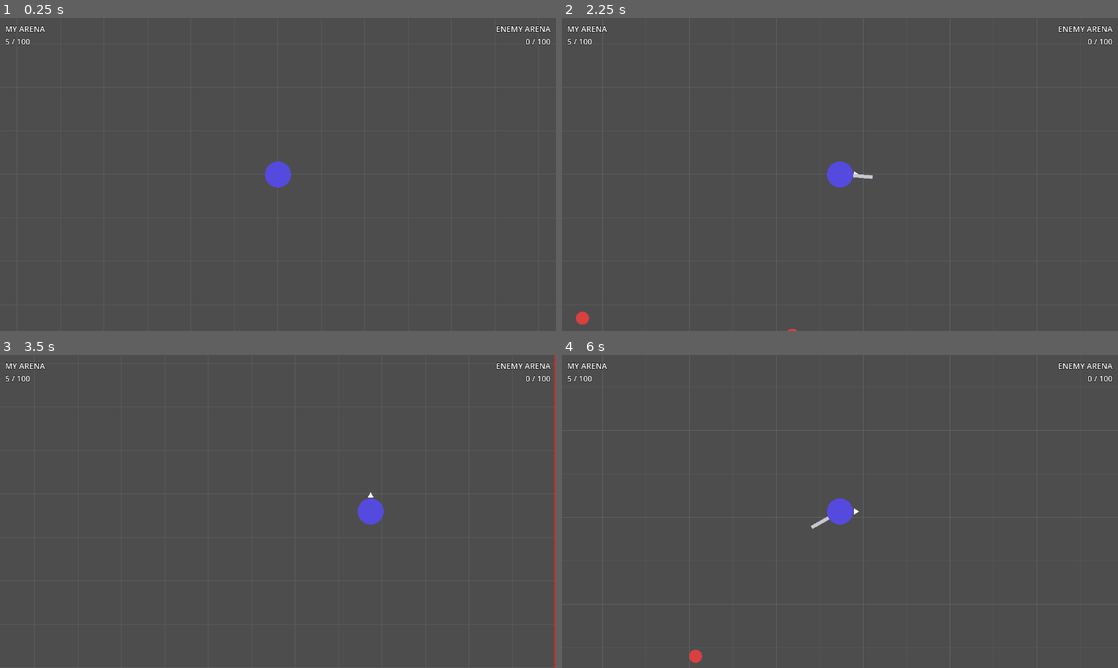
Above: before the commit, frames 1-4 (two rows, left to right).
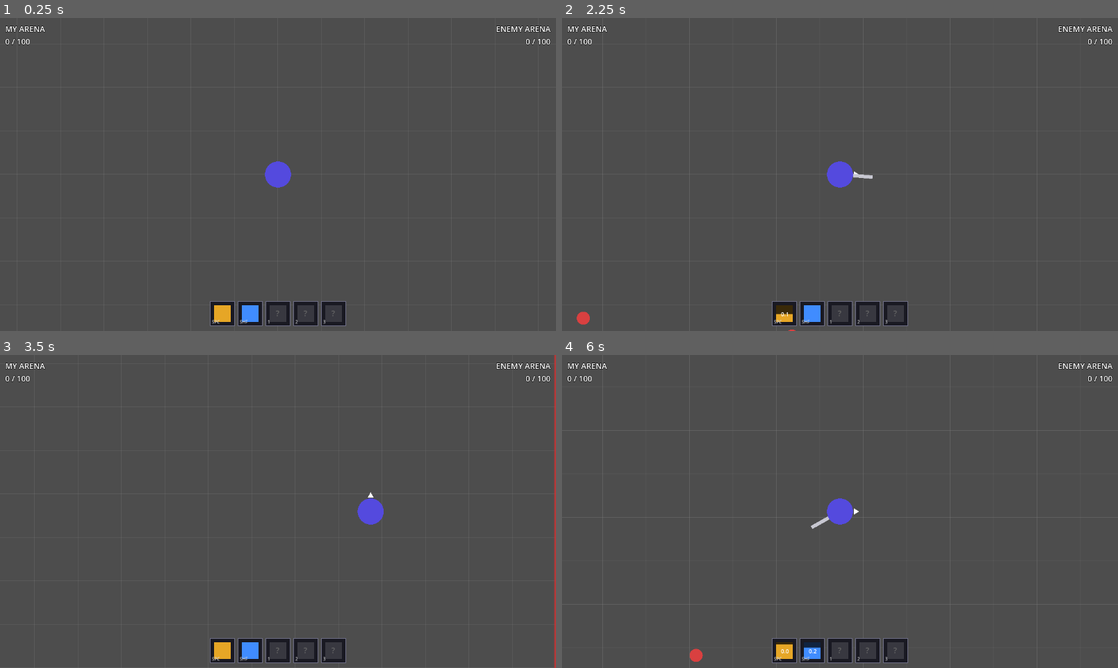
Above: after the commit, the same moments.

Repository: Wowo10/Mobber
Game: Godot game, scene res://scenes/game/game.tscn
Two runs of this game, one before a commit and one after it. Both use one fixed random seed, a clock stepped at 60 frames per second and the inputs below. This scene is started directly instead of the project's main scene.
Inputs:
- Up to frame 1 (0.25 s): no input
- Up to frame 2 (2.25 s): tap Enter at 0.5 s; hold D (move_right) 0.53-1.28 s; tap Space (attack) at 0.6, 1.25, 1.55, 2.1 s; tap Shift (dash) at 0.8, 1.35 s; hold S (move_down) 1.28-2.03 s; hold D (move_right) from 2.03 s (still down)
- Up to frame 3 (3.5 s): tap Shift (dash) at 2.3, 2.85 s; release D (move_right) at 2.78 s; hold W (move_up) from 2.78 s (still down); tap Space (attack) at 3.05 s
- Up to frame 4 (6 s): release W (move_up) at 3.53 s; hold A (move_left) 3.53-5.03 s; tap Space (attack) at 3.6, 4.55, 5.1, 5.75 s; tap Shift (dash) at 3.8, 4.35, 5.3, 5.85 s; tap Enter at 4.25 s; hold S (move_down) 5.03-5.78 s; hold D (move_right) from 5.78 s (still down)

The runs differ from the first frame. In frame 1, 1.3% of the frame differs, in the area x 0-63%, y 6-99%; in frame 2, 1.3%; in frame 3, 1.3%; in frame 4, 1.4%.

Commit message:
Added skillbar.

Diff:
--- a/scenes/game/game.tscn
+++ b/scenes/game/game.tscn
@@ -1,8 +1,9 @@
-[gd_scene load_steps=4 format=3 uid="uid://dhxvk0ecumlyh"]
+[gd_scene load_steps=5 format=3 uid="uid://dhxvk0ecumlyh"]
 
 [ext_resource type="Script" uid="uid://c56p5h3yrd8vd" path="res://scripts/game/game.gd" id="1_sul5r"]
 [ext_resource type="PackedScene" uid="uid://arena001tscn" path="res://scenes/game/arena.tscn" id="2_arena"]
 [ext_resource type="PackedScene" uid="uid://lhp5crgd3o0w" path="res://scenes/entities/player.tscn" id="3_player"]
+[ext_resource type="Script" uid="uid://cskillslotgd1" path="res://scripts/ui/skill_slot.gd" id="4_skill"]
 
 [node name="Game" type="Node"]
 script = ExtResource("1_sul5r")
@@ -15,6 +16,43 @@
 [node name="PlayerContainer" type="Node2D" parent="."]
 
 [node name="PlayerSpawner" type="MultiplayerSpawner" parent="."]
+
+[node name="GameOverOverlay" type="CanvasLayer" parent="."]
+visible = false
+layer = 10
+
+[node name="BG" type="ColorRect" parent="GameOverOverlay"]
+anchor_right = 1.0
+anchor_bottom = 1.0
+color = Color(0, 0, 0, 0.82)
+
+[node name="VBox" type="VBoxContainer" parent="GameOverOverlay"]
+anchor_left = 0.5
+anchor_top = 0.5
+anchor_right = 0.5
+anchor_bottom = 0.5
+offset_left = -200.0
+offset_top = -80.0
+offset_right = 200.0
+offset_bottom = 80.0
+theme_override_constants/separation = 16
+
+[node name="TitleLabel" type="Label" parent="GameOverOverlay/VBox"]
+layout_mode = 2
+theme_override_font_sizes/font_size = 48
+horizontal_alignment = 1
+text = "YOU WIN!"
+
+[node name="SubLabel" type="Label" parent="GameOverOverlay/VBox"]
+layout_mode = 2
+theme_override_font_sizes/font_size = 16
+horizontal_alignment = 1
+text = "Your arena reached 100 mobs."
+
+[node name="ReturnButton" type="Button" parent="GameOverOverlay/VBox"]
+layout_mode = 2
+custom_minimum_size = Vector2(0, 44)
+text = "Return to Lobby"
 
 [node name="DisconnectOverlay" type="CanvasLayer" parent="."]
 visible = false
@@ -65,3 +103,36 @@
 horizontal_alignment = 2
 text = "ENEMY ARENA
 0 / 100"
+
+[node name="SkillBar" type="HBoxContainer" parent="HUD"]
+anchor_left = 0.5
+anchor_top = 1.0
+anchor_right = 0.5
+anchor_bottom = 1.0
+offset_left = -156.0
+offset_top = -68.0
+offset_right = 156.0
+offset_bottom = -12.0
+theme_override_constants/separation = 8
+
+[node name="AttackSlot" type="Control" parent="HUD/SkillBar"]
+script = ExtResource("4_skill")
+custom_minimum_size = Vector2(56, 56)
+
+[node name="DashSlot" type="Control" parent="HUD/SkillBar"]
+script = ExtResource("4_skill")
+custom_minimum_size = Vector2(56, 56)
+
+[node name="Skill1Slot" type="Control" parent="HUD/SkillBar"]
+script = ExtResource("4_skill")
+custom_minimum_size = Vector2(56, 56)
+
+[node name="Skill2Slot" type="Control" parent="HUD/SkillBar"]
+script = ExtResource("4_skill")
+custom_minimum_size = Vector2(56, 56)
+
+[node name="Skill3Slot" type="Control" parent="HUD/SkillBar"]
+script = ExtResource("4_skill")
+custom_minimum_size = Vector2(56, 56)
+
+[connection signal="pressed" from="GameOverOverlay/VBox/ReturnButton" to="." method="_on_return_pressed"]
--- a/scripts/entities/player.gd
+++ b/scripts/entities/player.gd
@@ -9,6 +9,7 @@
 var _dashing := false
 var _dash_timer := 0.0
 var _dash_cooldown := 0.0
+var _attack_cooldown := 0.0
 
 func _ready() -> void:
 	# MultiplayerSpawner doesn't sync authority — derive it from node name "Player_N"
@@ -38,8 +39,8 @@
 	p.color = Color(0.55, 0.50, 1.0, 0.75)
 
 func _setup_camera() -> void:
-	# Host is always peer 1 → Arena1 at x=0; client → Arena2 at x=4300
-	var arena_x: float = 0.0 if multiplayer.get_unique_id() == 1 else float(Constants.WORLD_SIZE_X + Constants.ARENA_GAP)
+	var arena_x: float = 0.0 if multiplayer.get_unique_id() == 1 \
+		else float(Constants.WORLD_SIZE_X + Constants.ARENA_GAP)
 	var cam := $Camera2D
 	cam.limit_left = int(arena_x)
 	cam.limit_right = int(arena_x + Constants.WORLD_SIZE_X)
@@ -82,12 +83,15 @@
 			$DashParticles.emitting = true
 
 	move_and_slide()
-	# Broadcast position to all other peers
-	_rpc_sync_pos.rpc(position)
+	if multiplayer.multiplayer_peer is ENetMultiplayerPeer:
+		_rpc_sync_pos.rpc(position)
 	queue_redraw()
 
-	if Input.is_action_just_pressed("attack"):
+	if _attack_cooldown > 0.0:
+		_attack_cooldown -= delta
+	if Input.is_action_just_pressed("attack") and not $Sword.swinging:
 		$Sword.swing(_last_facing.angle())
+		_attack_cooldown = Constants.SWORD_SWING_DURATION
 
 @rpc("any_peer", "unreliable_ordered")
 func _rpc_sync_pos(pos: Vector2) -> void:
--- a/scripts/entities/sword.gd
+++ b/scripts/entities/sword.gd
@@ -1,6 +1,6 @@
 extends Area2D
 
-var _swinging := false
+var swinging := false
 
 func _ready() -> void:
 	monitoring = false
@@ -11,13 +11,14 @@
 	queue_redraw()
 
 func set_facing(angle: float) -> void:
-	if not _swinging:
+	if not swinging:
 		rotation = angle
 
 func swing(facing_angle: float) -> void:
-	if _swinging:
+	if swinging:
 		return
-	_swinging = true
+
+	swinging = true
 	monitoring = true
 	visible = true
 	var arc := deg_to_rad(Constants.SWORD_ARC_HALF)
@@ -28,7 +29,7 @@
 
 func _end_swing() -> void:
 	monitoring = false
-	_swinging = false
+	swinging = false
 	visible = false
 
 func _on_body_entered(body: Node2D) -> void:
--- a/scripts/game/arena.gd
+++ b/scripts/game/arena.gd
@@ -37,7 +37,7 @@
 		randf_range(margin, Constants.WORLD_SIZE_X - margin),
 		randf_range(margin, Constants.WORLD_SIZE_Y - margin)
 	)
-	$MobContainer.add_child(mob, true)
+	$MobContainer.call_deferred("add_child", mob, true)
 
 func get_mob_count() -> int:
 	return $MobContainer.get_child_count()
--- a/scripts/game/game.gd
+++ b/scripts/game/game.gd
@@ -8,6 +8,7 @@
 
 func _ready() -> void:
 	_networked = multiplayer.multiplayer_peer is ENetMultiplayerPeer
+	_setup_skill_bar()
 
 	if not _networked:
 		_peer_to_arena[1] = $Arena1
@@ -80,8 +81,19 @@
 	var opponent: Node2D = $Arena2 if arena == $Arena1 else $Arena1
 	opponent.spawn_mob()
 	opponent.spawn_mob()
-	_push_hud_update()
-	_check_win()
+	# Dying mob not freed yet (-1 on killer); spawned mobs deferred (+2 on opponent).
+	var a1: int = $Arena1.get_mob_count()
+	var a2: int = $Arena2.get_mob_count()
+	if arena == $Arena1:
+		a1 -= 1
+		a2 += 2
+	else:
+		a2 -= 1
+		a1 += 2
+	_update_hud_local(a1, a2)
+	if _networked:
+		_rpc_update_hud.rpc(a1, a2)
+	_check_win(a1, a2)
 
 # --- HUD ---
 
@@ -104,12 +116,56 @@
 	_update_hud_local(a1, a2)
 
 # --- Win condition ---
-func _check_win() -> void:
-	if $Arena1.get_mob_count() >= 100:
+func _check_win(a1: int, a2: int) -> void:
+	if a1 >= 100:
+		_rpc_game_over(1)
 		_rpc_game_over.rpc(1)
-	elif $Arena2.get_mob_count() >= 100:
+	elif a2 >= 100:
+		_rpc_game_over(2)
 		_rpc_game_over.rpc(2)
 
 @rpc("authority", "reliable")
 func _rpc_game_over(losing_arena_id: int) -> void:
-	print("Arena %d loses! Game over." % losing_arena_id)
+	for child in $PlayerContainer.get_children():
+		child.set_physics_process(false)
+
+	var my_is_arena1 := (not _networked) or multiplayer.get_unique_id() == 1
+	var i_lost: bool = (losing_arena_id == 1 and my_is_arena1) or (losing_arena_id == 2 and not my_is_arena1)
+
+	var title := $GameOverOverlay/VBox/TitleLabel
+	if i_lost:
+		title.text = "YOU LOSE!"
+		title.add_theme_color_override("font_color", Color(0.9, 0.2, 0.2))
+	else:
+		title.text = "YOU WIN!"
+		title.add_theme_color_override("font_color", Color(0.2, 0.9, 0.3))
+
+	$GameOverOverlay.visible = true
+
+func _on_return_pressed() -> void:
+	multiplayer.multiplayer_peer = null
+	get_tree().change_scene_to_file("res://scenes/ui/lobby.tscn")
+
+func _setup_skill_bar() -> void:
+	var bar := $HUD/SkillBar
+	bar.get_node("AttackSlot").key_text = "SPC"
+	bar.get_node("AttackSlot").icon_color = Color(0.9, 0.65, 0.15)
+	bar.get_node("DashSlot").key_text = "SHF"
+	bar.get_node("DashSlot").icon_color = Color(0.25, 0.55, 1.0)
+	bar.get_node("Skill1Slot").key_text = "1"
+	bar.get_node("Skill1Slot").available = false
+	bar.get_node("Skill2Slot").key_text = "2"
+	bar.get_node("Skill2Slot").available = false
+	bar.get_node("Skill3Slot").key_text = "3"
+	bar.get_node("Skill3Slot").available = false
+
+func _process(_delta: float) -> void:
+	if _networked and not (multiplayer.multiplayer_peer is ENetMultiplayerPeer):
+		return
+	var my_id: int = 1 if not _networked else multiplayer.get_unique_id()
+	var player = _peer_to_player.get(my_id)
+	if player == null:
+		return
+	var bar := $HUD/SkillBar
+	bar.get_node("AttackSlot").set_cooldown(player._attack_cooldown, Constants.SWORD_SWING_DURATION)
+	bar.get_node("DashSlot").set_cooldown(player._dash_cooldown, Constants.PLAYER_DASH_COOLDOWN)
--- /dev/null
+++ b/scripts/ui/skill_slot.gd
@@ -0,0 +1,42 @@
+extends Control
+
+const SIZE := 56.0
+
+@export var key_text: String = ""
+@export var icon_color: Color = Color(0.5, 0.5, 0.5)
+@export var available: bool = true
+
+var _cd_remaining: float = 0.0
+var _cd_max: float = 1.0
+
+func set_cooldown(remaining: float, max_cd: float) -> void:
+	_cd_remaining = remaining
+	_cd_max = max_cd
+	queue_redraw()
+
+func _get_minimum_size() -> Vector2:
+	return Vector2(SIZE, SIZE)
+
+func _draw() -> void:
+	var s := SIZE
+	var col := icon_color if available else Color(0.22, 0.22, 0.25)
+	var font := ThemeDB.fallback_font
+
+	draw_rect(Rect2(0, 0, s, s), Color(0.08, 0.08, 0.12, 0.92))
+	draw_rect(Rect2(0, 0, s, s), Color(0.45, 0.45, 0.55, 0.9), false, 2.0)
+
+	var m := 9.0
+	draw_rect(Rect2(m, m, s - m * 2, s - m * 2), col)
+
+	if not available:
+		draw_string(font, Vector2(s * 0.5 - 5, s * 0.5 + 6), "?",
+			HORIZONTAL_ALIGNMENT_LEFT, -1, 18, Color(0.4, 0.4, 0.4))
+
+	if available and _cd_max > 0.0 and _cd_remaining > 0.0:
+		var frac := clampf(_cd_remaining / _cd_max, 0.0, 1.0)
+		draw_rect(Rect2(m, m, s - m * 2, (s - m * 2) * frac), Color(0.0, 0.0, 0.0, 0.75))
+		draw_string(font, Vector2(s * 0.5 - 8, s * 0.5 + 6), "%.1f" % _cd_remaining,
+			HORIZONTAL_ALIGNMENT_LEFT, -1, 13, Color.WHITE)
+
+	draw_string(font, Vector2(4, s - 5), key_text,
+		HORIZONTAL_ALIGNMENT_LEFT, -1, 10, Color(0.82, 0.82, 0.82))
Not shown, added: scripts/ui/skill_slot.gd.uid
